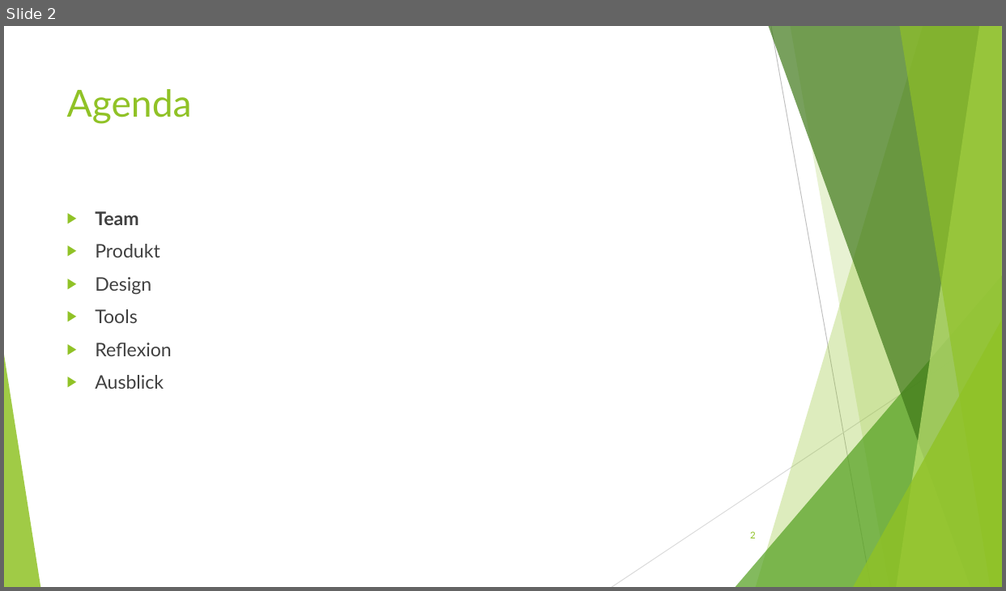
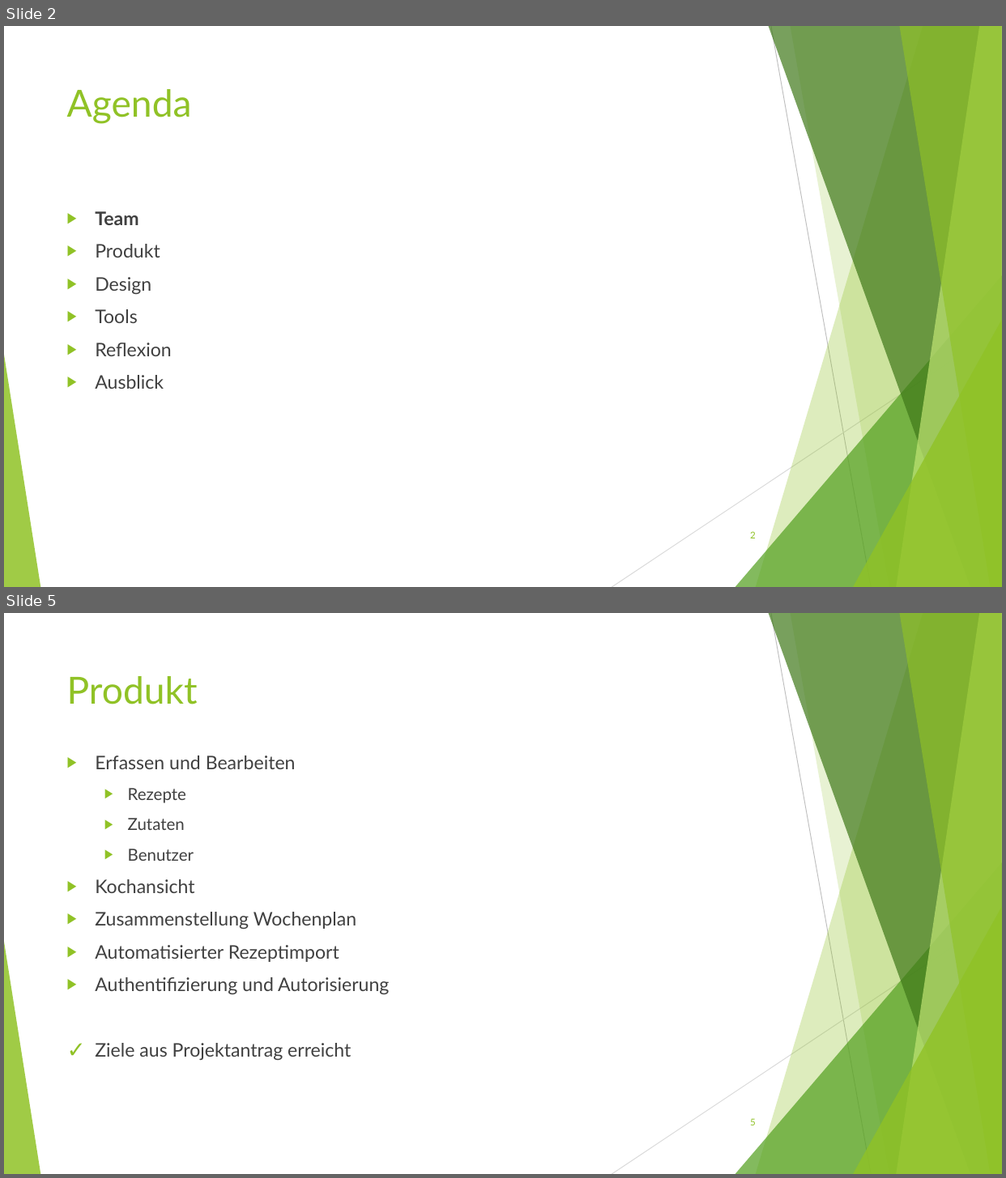
Before and after one commit to BirbsOfPrey/RecipeManager-Project, a slide deck: Präsentation/RecipeManager_Präsentation.pptx. Shown one above the other, each under a label of ours: slide 2 before the commit, slides 2 and 5 after it; the slides between them are not shown. The pictures are 1006x591 and 1006x1178 pixels, drawn with LibreOffice and Linux fonts; fonts in the diff are those of the drawing. Boxes give left, top, right and bottom in pixels: in the first picture for what was removed or moved away, otherwise in the second. Text is boxed around its words. In the diff, an @@ line names an element or a change of style, - is before the commit and + after.

```diff
--- a/Präsentation/RecipeManager_Präsentation.pptx
+++ b/Präsentation/RecipeManager_Präsentation.pptx
@@ slide 5 added at (4, 613, 1002, 1174), background #FFFFFF; not listed: 10 template elements that a slide beside it also shows @@
@@ title added at (67, 676, 198, 705), 36 pt, text #90C226 @@
+Produkt
@@ text added at (95, 756, 389, 1060), 18 pt, text #404040 @@
+▶ Erfassen und Bearbeiten
+  ▶ Rezepte
+  ▶ Zutaten
+  ▶ Benutzer
+▶ Kochansicht
+▶ Zusammenstellung Wochenplan
+▶ Automatisierter Rezeptimport
+▶ Authentifizierung und Autorisierung
+✓ Ziele aus Projektantrag erreicht
@@ page number added at (750, 1118, 756, 1126), 9 pt, text #90C226 @@
+5
```
Also in this commit, not shown: 4 slides changed, 11 other slides added, 4 slides removed.
